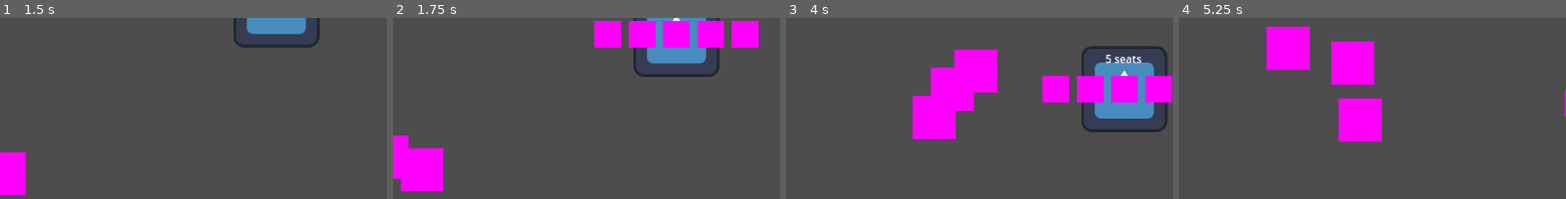
Above: before the commit, frames 1-4 (left to right).
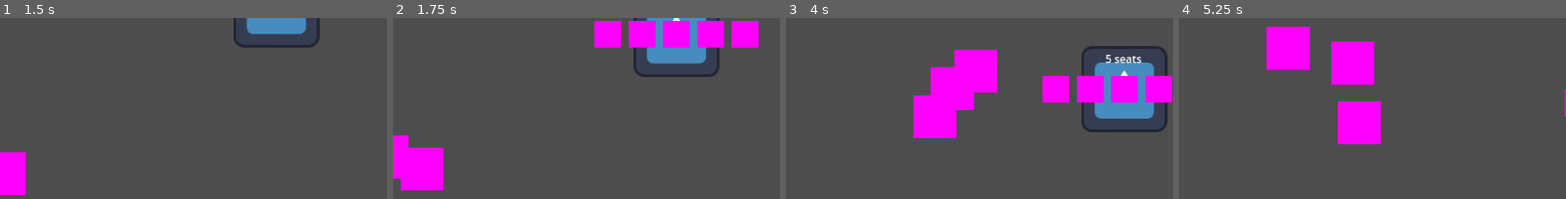
Above: after the commit, the same moments.

Repository: TrennaGiacomo/GayJam2025
Game: Godot game, scene res://game.tscn
The game is run twice, just before and just after one commit, with the same random seed, the same clock (stepped at 60 frames per second) and the same inputs. The engine's default icon, where the game draws it, is replaced by a stand-in: a white triangle on a blue panel in a dark square.
Inputs (mouse positions are % of the whole screen's width and height, from its top left):
- Up to frame 1 (1.5 s): click "Click me pls" at 0.5 s; click "Click me pls" at 1.25 s
- Up to frame 2 (1.75 s): no input
- Up to frame 3 (4 s): click "Click me pls" at 2 s; drag from (34, 55) to (60, 34) at 2.77 s; drag from (53, 46) to (45, 84) at 3.52 s
- Up to frame 4 (5.25 s): move the mouse to (49, 55) at 4.27 s; click (49, 55) at 4.42 s; drag from (45, 84) to (52, 59) at 5.02 s
The pictures show only the part of the screen within x 27-77%, y 36-86%; the shares and areas given below are measured in that part.

Frame 1 is identical in both runs. In frame 2, 0.1% of the frame differs, in the area x 2-14%, y 71-96%; in frame 3, 0.3%; in frame 4, 0.5%, in the area x 41-53%, y 44-71%.

Commit message:
Add lift fill area; add guys to lift on overlap

Diff:
--- a/gayjam2025/characters/guy.gd
+++ b/gayjam2025/characters/guy.gd
@@ -7,7 +7,6 @@
 @onready var col = $'./Area2D/CollisionShape2D' as CollisionShape2D
 
 @export var walkSpeed: float = 100.0
-
 
 @export var isDraggable: bool = true
 @export var dragSpeed: float = 1.0;
@@ -22,6 +21,8 @@
 var groupId: int;
 var manager: guyManager;
 
+var isInLift: bool
+
 func _ready() -> void:
 	cam = $'/root/Game/Camera2D' as Camera2D
 	if (not cam):
@@ -29,6 +30,10 @@
 
 # Called every frame. 'delta' is the elapsed time since the previous frame.
 func _process(delta: float) -> void:
+	# Guys in lift are done processing
+	if (isInLift):
+		return
+
 	if (not cam):
 		printerr("draggable._process: No camera!")
 
@@ -62,3 +67,7 @@
 				manager.startMovingGroup(groupId);
 			else:
 				beingMoved = false
+
+func onEnterLift() -> void:
+	isInLift = true
+	queue_free() # remove self from tree
--- a/gayjam2025/characters/guyManager.gd
+++ b/gayjam2025/characters/guyManager.gd
@@ -9,6 +9,8 @@
 
 var groups = {};
 
+var idCounter: int
+
 # Called when the node enters the scene tree for the first time.
 func _ready() -> void:
 	spawnGroup(3);
@@ -17,8 +19,15 @@
 func _process(delta: float) -> void:
 	pass
 
+func removeGroup(group: Array) -> void:
+	groups.erase(group)
+
+func getGroupById(groupId: int) -> Array:
+	return groups[groupId]
+
+# Spawns group of size. Returns id of group
 func spawnGroup(size: int) -> int:
-	var groupId = groups.size();
+	var groupId = idCounter
 	var group = [];
 
 	for i in size:
@@ -26,6 +35,7 @@
 
 	groups[groupId] = group;
 
+	idCounter + 1
 	return groupId;
 
 func spawn_guy(groupId: int) -> guy:
--- a/gayjam2025/game.tscn
+++ b/gayjam2025/game.tscn
@@ -1,10 +1,23 @@
-[gd_scene load_steps=4 format=3 uid="uid://w81635vhhmj"]
+[gd_scene load_steps=6 format=3 uid="uid://w81635vhhmj"]
 
+[ext_resource type="Script" path="res://skilift/lift_fill_area.gd" id="1_gp27x"]
 [ext_resource type="PackedScene" uid="uid://n46rv3rp16p8" path="res://skilift/skilift.tscn" id="2_nm3s0"]
 [ext_resource type="PackedScene" uid="uid://y1jt16w2al1j" path="res://hud.tscn" id="3_8hwvo"]
 [ext_resource type="PackedScene" uid="uid://chfvnuldgslkt" path="res://characters/guyManager.tscn" id="4_meiug"]
 
+[sub_resource type="RectangleShape2D" id="RectangleShape2D_f74m5"]
+size = Vector2(237, 280)
+
 [node name="Game" type="Node2D"]
+
+[node name="LiftFillArea" type="Node2D" parent="."]
+script = ExtResource("1_gp27x")
+
+[node name="Area2D" type="Area2D" parent="LiftFillArea"]
+
+[node name="CollisionShape2D" type="CollisionShape2D" parent="LiftFillArea/Area2D"]
+position = Vector2(174.5, 29)
+shape = SubResource("RectangleShape2D_f74m5")
 
 [node name="skilift" parent="." instance=ExtResource("2_nm3s0")]
 position = Vector2(-147, 6)
@@ -19,3 +32,5 @@
 position = Vector2(-452, 218)
 
 [node name="WalkTarget" type="Node2D" parent="GuyManager"]
+
+[connection signal="body_entered" from="LiftFillArea/Area2D" to="LiftFillArea" method="_on_area_2d_body_entered"]
--- /dev/null
+++ b/gayjam2025/skilift/lift_fill_area.gd
@@ -0,0 +1,22 @@
+extends Node2D
+
+@onready var lift = $/root/Game/skilift as skilift
+@onready var manager = $/root/Game/GuyManager as guyManager
+
+func _ready() -> void:
+	pass
+
+# Called every frame. 'delta' is the elapsed time since the previous frame.
+func _process(delta: float) -> void:
+	pass
+
+func _on_area_2d_body_entered(body: Node2D) -> void:
+	if (body is not guy):
+		return
+
+	var guyObject = body as guy
+	var groupId = guyObject.groupId
+
+	var group = manager.getGroupById(groupId)
+	manager.removeGroup(group)
+	lift.addGroup(group)
--- a/gayjam2025/skilift/seat_manager.gd
+++ b/gayjam2025/skilift/seat_manager.gd
@@ -1,10 +1,15 @@
 extends Node2D
+
+class_name SeatManager
+
 @export_file var seatpath
 @onready var seat_count_text_label: Label = $SeatCountTextLabel
 @onready var seatScene=load(seatpath) as PackedScene
 
 var spacing = 50 # Spacing between sprites
 var layout_mode = "horizontal"  # Options: "horizontal" or "vertical"
+
+var seats: Array = []
 
 # Called when the node enters the scene tree for the first time.
 func _ready() -> void:
@@ -16,14 +21,24 @@
 func _process(delta: float) -> void:
 	pass
 
+func removeSeat() -> void:
+	var lastIndex = seats.size() - 1
+	var last = seats[lastIndex]
+	remove_child(last)
+	seats.remove_at(lastIndex)
+	UpdateCounterText(seats.size())
+	arrange_sprites()
+
 func MakeSeats(seatCount:int):
 	while seatCount >0:
 		var seatInstace = seatScene.instantiate() as seat
 		add_child(seatInstace)
 		seatInstace.name="seat"
 		seatCount-=1
+		seats.append(seatInstace)
+
 	arrange_sprites()
-	UpdateCounterText(get_child_count()-1)
+	UpdateCounterText(seats.size())
 
 func UpdateCounterText(seatCount:int):
 	seat_count_text_label.text=str(seatCount)+" seats"
--- a/gayjam2025/skilift/skilift.gd
+++ b/gayjam2025/skilift/skilift.gd
@@ -6,6 +6,8 @@
 
 @export var minSize: int;
 @export var maxSize: int;
+
+@onready var seatManager = $Path2D/PathFollow2D/Sprite2D/SeatManager as SeatManager
 
 var currentSize: int;
 var fillAmount: int;
@@ -22,13 +24,33 @@
 	fillAmount = 0;
 	pass;
 
+# Add group of guys to lift
+func addGroup(group: Array) -> void:
+	if (not group || group.size() < 1):
+		printerr("Invalid group passed in addGroup")
+		return
+
+	for i in group:
+		if (i is not guy):
+			continue
+
+		var member = i as guy
+		member.onEnterLift()
+		seatManager.removeSeat()
+
+	fill(group.size())
+	pass
+
 func fill(amount: int):
 	if(fillAmount + amount > currentSize):
 		return;
 
 	fillAmount += amount;
-	if(fillAmount == currentSize):
+	var spaceLeft = currentSize - fillAmount
+
+	if(spaceLeft == 0):
 		# Do stuff when the lift is filled
+		print("Lift filled")
 		pass;
 
 	pass;
